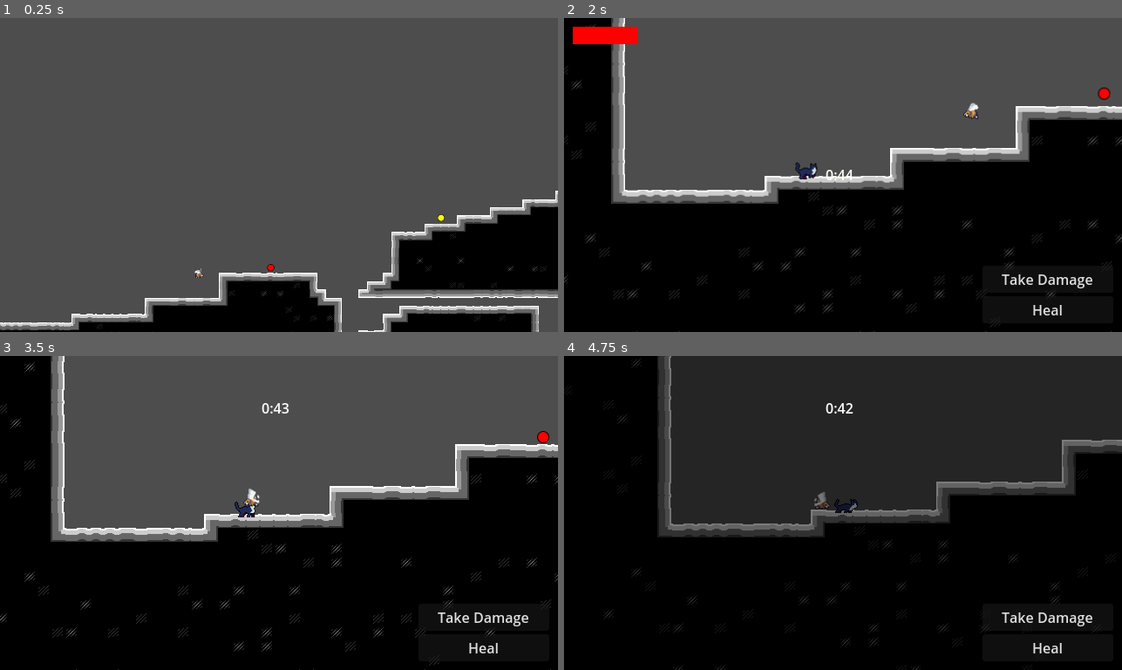
Above: before the commit, frames 1-4 (two rows, left to right).
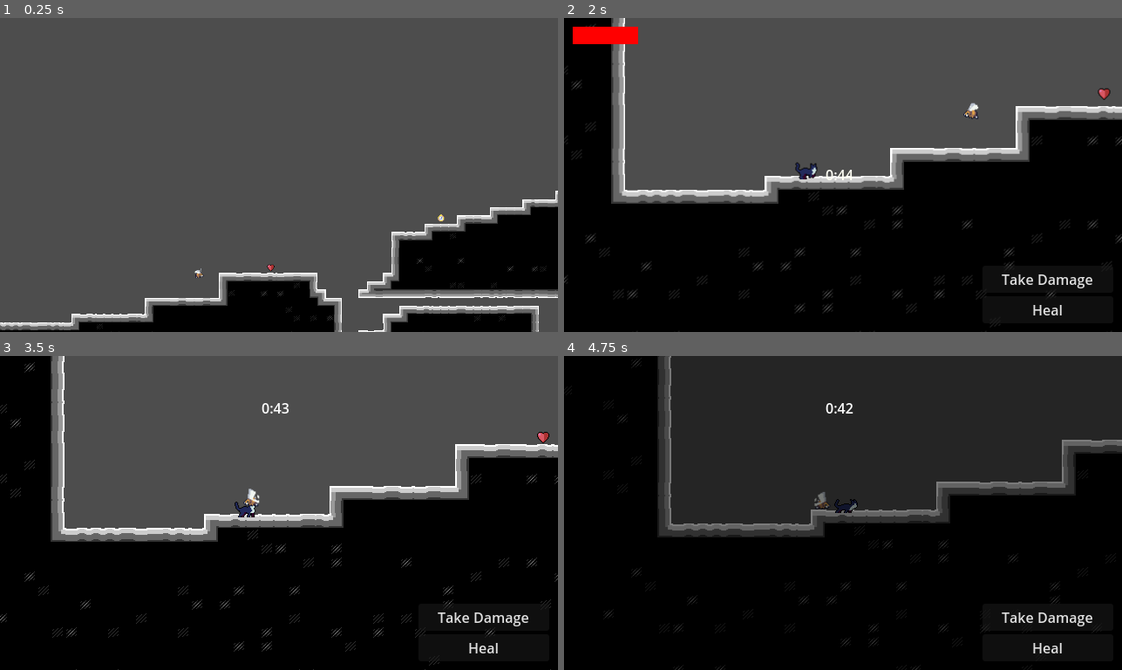
Above: after the commit, the same moments.

Repository: EmperorCookie/groundhogvania
Game: Godot game, scene res://levels/prototype/prototype_level.tscn
Same seed, same stepped clock (60 frames per second), same inputs: the game is played once before the commit and once after it. This scene is started directly instead of the project's main scene. Sound files missing from this copy of the repository are replaced by a short silence.
Inputs:
- Up to frame 1 (0.25 s): no input
- Up to frame 2 (2 s): hold Right (player_right) from 0.53 s (still down); tap Shift (player_dash) at 0.6, 1.35 s; tap Space (player_jump) at 0.77, 1.52 s
- Up to frame 3 (3.5 s): release Right (player_right) at 2.03 s; hold Left (player_left) 2.03-2.78 s; tap Shift (player_dash) at 2.1, 2.85 s; hold Right (player_right) from 2.78 s (still down); tap Space (player_jump) at 3.02 s
- Up to frame 4 (4.75 s): tap Shift (player_dash) at 3.6, 4.35 s; tap Space (player_jump) at 3.77, 4.52 s; release Right (player_right) at 4.28 s; hold Left (player_left) from 4.28 s (still down)

The runs differ from the first frame. In frame 1, less than 0.1% of the frame differs, in the area x 47-80%, y 62-81%; in frame 2, less than 0.1%; in frame 3, less than 0.1%, in the area x 96-99%, y 23-28%; in frame 4, nothing differs.

Commit message:
Add new item assets and improve power-up collection
Introduces new item textures and sound assets for clock, dash, double jump, and heart items. Updates item and power-up scenes to use these assets and play a collection sound when picked up, hiding the item until the sound finishes before removal. Also adjusts HUD music volume and adds dash power-up to prototype level.

Diff:
--- /dev/null
+++ b/assets/clock_item.tres
@@ -0,0 +1,7 @@
+[gd_resource type="AtlasTexture" load_steps=2 format=3 uid="uid://b6wcy2enm5t77"]
+
+[ext_resource type="Texture2D" uid="uid://dns4gxxnwtfrr" path="res://assets/Sprite-RPG_items-icons_16x16.png" id="1_4njk8"]
+
+[resource]
+atlas = ExtResource("1_4njk8")
+region = Rect2(49, 320, 14, 16)
--- /dev/null
+++ b/assets/dash_item.tres
@@ -0,0 +1,7 @@
+[gd_resource type="AtlasTexture" load_steps=2 format=3 uid="uid://ba4ya4splewko"]
+
+[ext_resource type="Texture2D" uid="uid://dns4gxxnwtfrr" path="res://assets/Sprite-RPG_items-icons_16x16.png" id="1_i3u3o"]
+
+[resource]
+atlas = ExtResource("1_i3u3o")
+region = Rect2(528, 688, 16, 16)
--- /dev/null
+++ b/assets/double_jump_item.tres
@@ -0,0 +1,7 @@
+[gd_resource type="AtlasTexture" load_steps=2 format=3 uid="uid://c1c5cet3ds0n8"]
+
+[ext_resource type="Texture2D" uid="uid://dns4gxxnwtfrr" path="res://assets/Sprite-RPG_items-icons_16x16.png" id="1_2fapm"]
+
+[resource]
+atlas = ExtResource("1_2fapm")
+region = Rect2(512, 688, 16, 16)
--- /dev/null
+++ b/assets/heart_item.tres
@@ -0,0 +1,7 @@
+[gd_resource type="AtlasTexture" load_steps=2 format=3 uid="uid://djm8otmj387o4"]
+
+[ext_resource type="Texture2D" uid="uid://dns4gxxnwtfrr" path="res://assets/Sprite-RPG_items-icons_16x16.png" id="1_iikyn"]
+
+[resource]
+atlas = ExtResource("1_iikyn")
+region = Rect2(160, 720, 16, 16)
--- a/items/item_add_time.gd
+++ b/items/item_add_time.gd
@@ -3,6 +3,7 @@
 var original_position: Vector2
 var float_height: float = 4.0  # How many pixels to float up/down
 var float_speed: float = 2.0    # How fast the floating animation is
+@onready var collect_sound: AudioStreamPlayer = $CollectSound
 
 func _ready():
 	# Store the original position
@@ -25,11 +26,18 @@
 	if body.name == "Player" or body.has_method("is_player"):
 		if body.current_hp > 0:
 			print("Added permanent time to the clock!")
+			collect_sound.play()
 
 			# Add permanent time to the players clock
 			body.starting_time += 30
 			var player_hud = get_node("../PlayerHud")
 			player_hud.seconds += 30
 
-			# Remove the item from the world
+			# Hide the visual but keep the node alive for sound
+			visible = false
+			set_collision_mask_value(1, false)
+			set_collision_layer_value(1, false)
+
+			# Wait for sound to finish, then remove
+			await collect_sound.finished
 			queue_free()
--- a/items/item_add_time.tscn
+++ b/items/item_add_time.tscn
@@ -1,10 +1,11 @@
 [gd_scene load_steps=5 format=3 uid="uid://e1l73ewb8ssq"]
 
 [ext_resource type="Script" uid="uid://b4d86our1nssu" path="res://items/item_add_time.gd" id="1_2ok17"]
-[ext_resource type="Texture2D" uid="uid://cwaql4n8g6dap" path="res://assets/items/item_add_time.png" id="2_2ok17"]
-[ext_resource type="AudioStream" uid="uid://csio76ipw8wer" path="res://assets/sounds/81_Power_up_other.wav" id="3_ifyj2"]
+[ext_resource type="Texture2D" uid="uid://b6wcy2enm5t77" path="res://assets/clock_item.tres" id="2_ifyj2"]
+[ext_resource type="AudioStream" uid="uid://b05k2j5qchiwt" path="res://assets/sounds/83_Power_up_item.wav" id="3_ifyj2"]
 
 [sub_resource type="CircleShape2D" id="CircleShape2D_kahma"]
+radius = 8.0
 
 [node name="ItemAddTime" type="Area2D"]
 script = ExtResource("1_2ok17")
@@ -13,7 +14,7 @@
 shape = SubResource("CircleShape2D_kahma")
 
 [node name="Sprite2D" type="Sprite2D" parent="CollisionShape2D"]
-texture = ExtResource("2_2ok17")
+texture = ExtResource("2_ifyj2")
 
 [node name="CollectSound" type="AudioStreamPlayer" parent="."]
 stream = ExtResource("3_ifyj2")
--- a/items/item_heart.tscn
+++ b/items/item_heart.tscn
@@ -1,9 +1,10 @@
 [gd_scene load_steps=4 format=3 uid="uid://cmctud1jb30gq"]
 
 [ext_resource type="Script" uid="uid://bwdijsok6idsc" path="res://items/item_heart.gd" id="1_vpwwv"]
-[ext_resource type="Texture2D" uid="uid://m027b0q87l8d" path="res://assets/powerups/power_up_hp.png" id="2_vpwwv"]
+[ext_resource type="Texture2D" uid="uid://djm8otmj387o4" path="res://assets/heart_item.tres" id="2_vpwwv"]
 
 [sub_resource type="CircleShape2D" id="CircleShape2D_kahma"]
+radius = 8.0
 
 [node name="ItemHeart" type="Area2D"]
 script = ExtResource("1_vpwwv")
--- a/levels/prototype/prototype_level.tscn
+++ b/levels/prototype/prototype_level.tscn
@@ -12,6 +12,7 @@
 [ext_resource type="PackedScene" uid="uid://cvd1n27hndunl" path="res://powerups/power_up_double_jump.tscn" id="10_1fcek"]
 [ext_resource type="PackedScene" uid="uid://b0simqtpgrgef" path="res://enemies/bee/bee.tscn" id="11_o8nxb"]
 [ext_resource type="Script" uid="uid://4vhrxqm3uara" path="res://levels/prototype/enemy_manager.gd" id="11_y3vmf"]
+[ext_resource type="PackedScene" uid="uid://qrvckb2va54f" path="res://powerups/power_up_dash.tscn" id="13_jp1iy"]
 
 [node name="PrototypeLevel" type="Node2D"]
 
@@ -64,3 +65,6 @@
 [node name="Bee2" parent="EnemyManager" node_paths=PackedStringArray("player") instance=ExtResource("11_o8nxb")]
 position = Vector2(1313, 35)
 player = NodePath("../../Player")
+
+[node name="PowerUpDoubleJump" parent="EnemyManager" instance=ExtResource("13_jp1iy")]
+position = Vector2(2143, -15)
--- a/menu/player_hud.gd
+++ b/menu/player_hud.gd
@@ -191,7 +191,7 @@
 func _play_music() -> void:
 	# Start level music when the player is ready
 	if level_music and not level_music.playing:
-		level_music.volume_db = 0.0  # Reset volume to normal level
+		level_music.volume_db = -12.0  # Reset volume to normal level
 		level_music.play()
 
 func _stop_music() -> void:
--- a/menu/player_hud.tscn
+++ b/menu/player_hud.tscn
@@ -70,7 +70,7 @@
 
 [node name="LevelMusic" type="AudioStreamPlayer" parent="."]
 stream = ExtResource("2_kdluk")
-volume_db = -1.0
+volume_db = -12.0
 
 [connection signal="pressed" from="Control/DevButtons/TakeDamageBtn" to="." method="_on_take_damage_btn_pressed"]
 [connection signal="pressed" from="Control/DevButtons/HealBtn" to="." method="_on_heal_btn_pressed"]
--- a/powerups/power_up_dash.gd
+++ b/powerups/power_up_dash.gd
@@ -1,11 +1,12 @@
 extends Area2D
-
+@onready var collect_sound: AudioStreamPlayer = $CollectSound
 
 func _on_body_entered(body: Node2D) -> void:
 	# Check if the body that entered is the player
 	if body.name == "Player" or body.has_method("is_player"):
 		if body.current_hp > 0:
 			print("success")
+			collect_sound.play()
 
 			# Give the player the ability to dash
 			if "can_dash" in body:
@@ -13,5 +14,11 @@
 			else:
 				print("Warning: Could not find can_dash property on player")
 
-			# Remove the power-up from the world
+			# Hide the visual but keep the node alive for sound
+			visible = false
+			set_collision_mask_value(1, false)
+			set_collision_layer_value(1, false)
+
+			# Wait for sound to finish, then remove
+			await collect_sound.finished
 			queue_free()
--- a/powerups/power_up_dash.tscn
+++ b/powerups/power_up_dash.tscn
@@ -1,17 +1,22 @@
-[gd_scene load_steps=4 format=3 uid="uid://qrvckb2va54f"]
+[gd_scene load_steps=5 format=3 uid="uid://qrvckb2va54f"]
 
 [ext_resource type="Script" uid="uid://bsxhoasatur6u" path="res://powerups/power_up_dash.gd" id="1_6o5f4"]
-[ext_resource type="Texture2D" uid="uid://c2yksgl45c7o7" path="res://assets/powerups/power_up_dash.png" id="2_6o5f4"]
+[ext_resource type="Texture2D" uid="uid://ba4ya4splewko" path="res://assets/dash_item.tres" id="2_6o5f4"]
+[ext_resource type="AudioStream" uid="uid://b05k2j5qchiwt" path="res://assets/sounds/83_Power_up_item.wav" id="3_341xd"]
 
-[sub_resource type="CircleShape2D" id="CircleShape2D_kahma"]
+[sub_resource type="RectangleShape2D" id="RectangleShape2D_341xd"]
+size = Vector2(18, 18)
 
 [node name="PowerUpDoubleJump" type="Area2D"]
 script = ExtResource("1_6o5f4")
 
 [node name="CollisionShape2D" type="CollisionShape2D" parent="."]
-shape = SubResource("CircleShape2D_kahma")
+shape = SubResource("RectangleShape2D_341xd")
 
 [node name="Sprite2D" type="Sprite2D" parent="CollisionShape2D"]
 texture = ExtResource("2_6o5f4")
 
+[node name="CollectSound" type="AudioStreamPlayer" parent="."]
+stream = ExtResource("3_341xd")
+
 [connection signal="body_entered" from="." to="." method="_on_body_entered"]
--- a/powerups/power_up_double_jump.gd
+++ b/powerups/power_up_double_jump.gd
@@ -1,11 +1,12 @@
 extends Area2D
-
+@onready var collect_sound: AudioStreamPlayer = $CollectSound
 
 func _on_body_entered(body: Node2D) -> void:
 	# Check if the body that entered is the player
 	if body.name == "Player" or body.has_method("is_player"):
 		if body.current_hp > 0:
 			print("success")
+			collect_sound.play()
 
 			# Increase the player's jump count by 1
 			if body.has_method("increase_jump_count"):
@@ -15,5 +16,11 @@
 			else:
 				print("Warning: Could not find jump_count property on player")
 
-			# Remove the power-up from the world
+			# Hide the visual but keep the node alive for sound
+			visible = false
+			set_collision_mask_value(1, false)
+			set_collision_layer_value(1, false)
+
+			# Wait for sound to finish, then remove
+			await collect_sound.finished
 			queue_free()
--- a/powerups/power_up_double_jump.tscn
+++ b/powerups/power_up_double_jump.tscn
@@ -1,17 +1,22 @@
-[gd_scene load_steps=4 format=3 uid="uid://cvd1n27hndunl"]
+[gd_scene load_steps=5 format=3 uid="uid://cvd1n27hndunl"]
 
 [ext_resource type="Script" uid="uid://sioae4wyu65a" path="res://powerups/power_up_double_jump.gd" id="1_wkkn0"]
-[ext_resource type="Texture2D" uid="uid://bktqmroaxr1uf" path="res://assets/powerups/power_up_jump.png" id="2_0bd28"]
+[ext_resource type="Texture2D" uid="uid://c1c5cet3ds0n8" path="res://assets/double_jump_item.tres" id="2_wkkn0"]
+[ext_resource type="AudioStream" uid="uid://b05k2j5qchiwt" path="res://assets/sounds/83_Power_up_item.wav" id="3_0bd28"]
 
-[sub_resource type="CircleShape2D" id="CircleShape2D_kahma"]
+[sub_resource type="RectangleShape2D" id="RectangleShape2D_wkkn0"]
+size = Vector2(18, 18)
 
 [node name="PowerUpDoubleJump" type="Area2D"]
 script = ExtResource("1_wkkn0")
 
 [node name="CollisionShape2D" type="CollisionShape2D" parent="."]
-shape = SubResource("CircleShape2D_kahma")
+shape = SubResource("RectangleShape2D_wkkn0")
 
 [node name="Sprite2D" type="Sprite2D" parent="CollisionShape2D"]
-texture = ExtResource("2_0bd28")
+texture = ExtResource("2_wkkn0")
+
+[node name="CollectSound" type="AudioStreamPlayer" parent="."]
+stream = ExtResource("3_0bd28")
 
 [connection signal="body_entered" from="." to="." method="_on_body_entered"]
Binary file added: assets/Sprite-RPG_items-icons_16x16.png
Not shown, added: assets/Sprite-RPG_items-icons_16x16.png.import
Not shown, changed: assets/sounds/81_Power_up_time.wav.import
Not shown, added: assets/sounds/83_Power_up_item.wav.import
Not shown: 1 places in levels/prototype/prototype_level.tscn that only renumber resources
Not shown, added: assets/sounds/81_Power_up_time.wav
Not shown, added: assets/sounds/83_Power_up_item.wav
